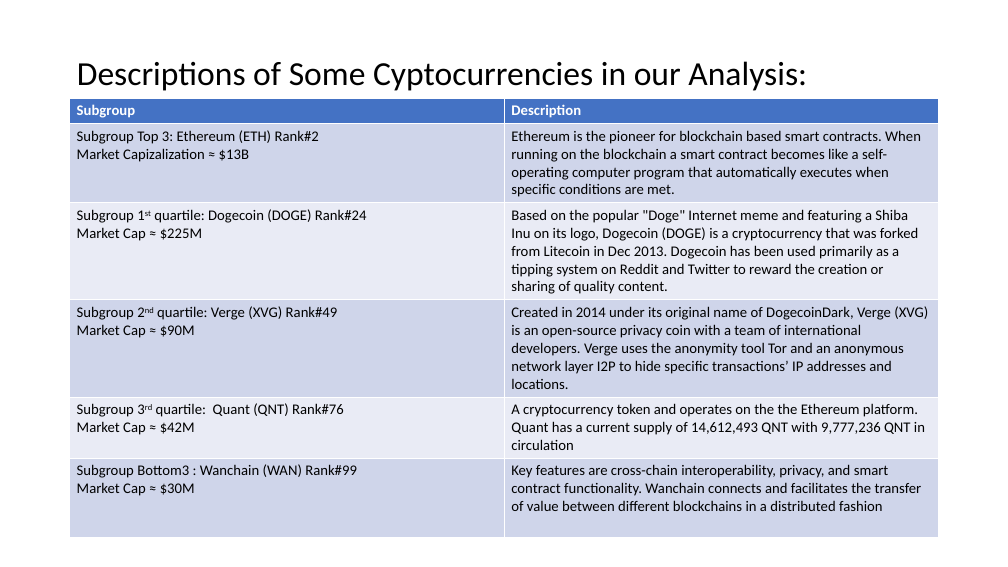
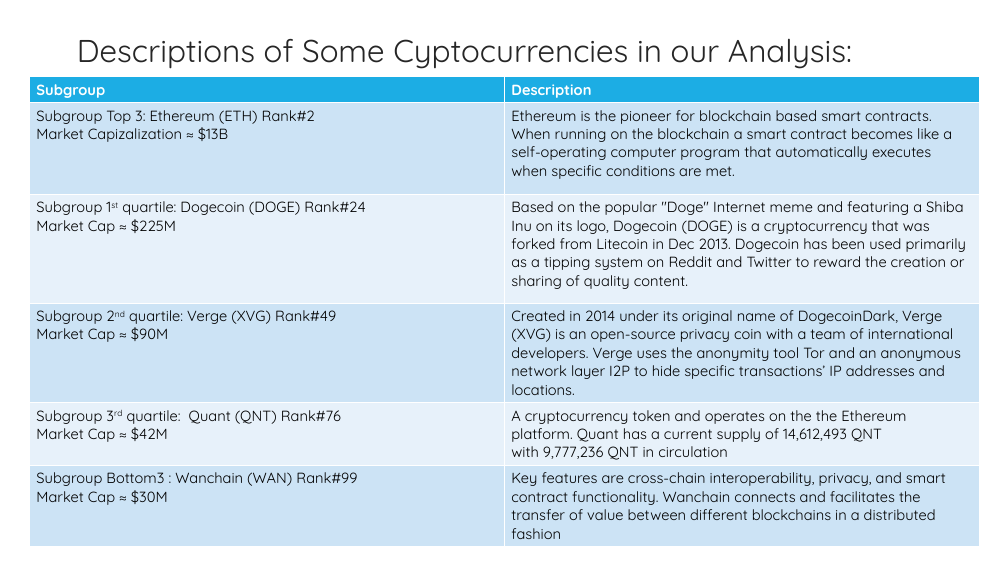
Before and after one commit to kevzha/CryptoAnalysis, a slide deck: slide 5 of Crypto Presentation.ppt. Drawn at 1008x567 pixels with LibreOffice and Linux fonts; fonts in the diff are those of the drawing; background and template pictures are left out. Boxes give left, top, right and bottom in pixels: in the first picture for what was removed or moved away, otherwise in the second. Text is boxed around its words. In the diff, an @@ line names an element or a change of style, - is before the commit and + after.

Commit message:
ppt formatting

```diff
--- a/Crypto Presentation.ppt
+++ b/Crypto Presentation.ppt
@@ title "Descriptions of Some Cyptocurrencies in ..." moved from (x1=77, y1=61, x2=807, y2=91) to (x1=77, y1=39, x2=852, y2=69) @@
@@ title "Descriptions of Some Cyptocurrencies in ..." at (x1=77, y1=39, x2=852, y2=69): size 32 to 30 pt, font Calibri to Quicksand, text colour #000000 to #262626 @@
@@ table at (x1=29, y1=76, x2=978, y2=543) @@
@@ fill #4472C4 to #1CADE4 in row 1 @@
@@ fill #CFD5EA to #CCE3F5 in 6 cells @@
@@ fill #E9EBF5 to #E7F1FA in 4 cells @@
@@ font Calibri to Quicksand @@
@@ table resized from (x1=70, y1=98, x2=938, y2=531) to (x1=29, y1=76, x2=978, y2=543) @@
```
Also in this commit, not shown: 10 other slides changed.
